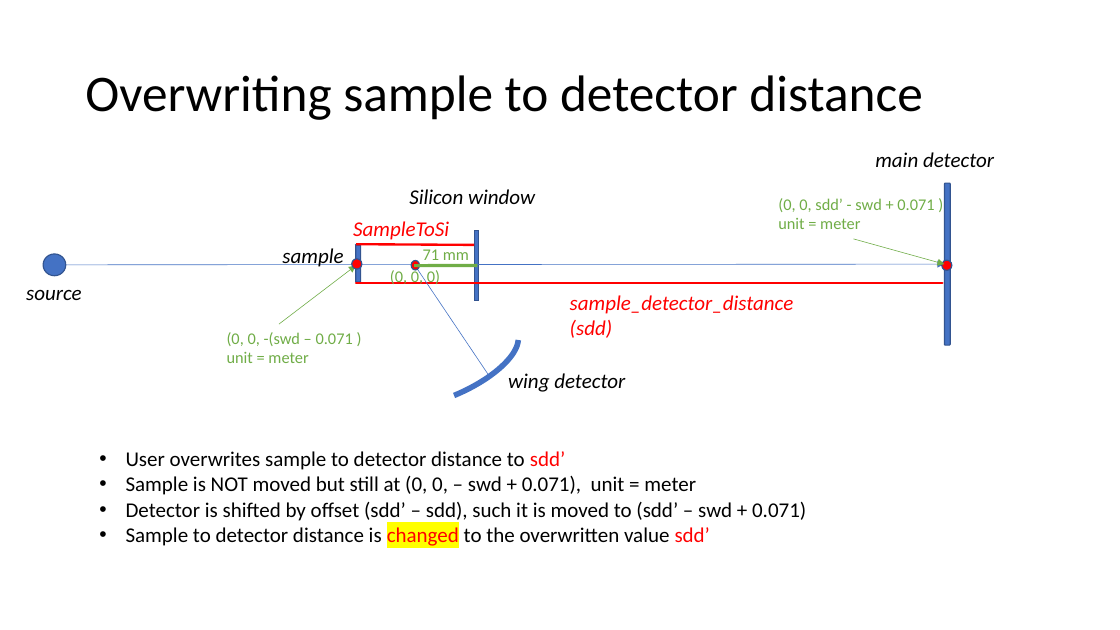
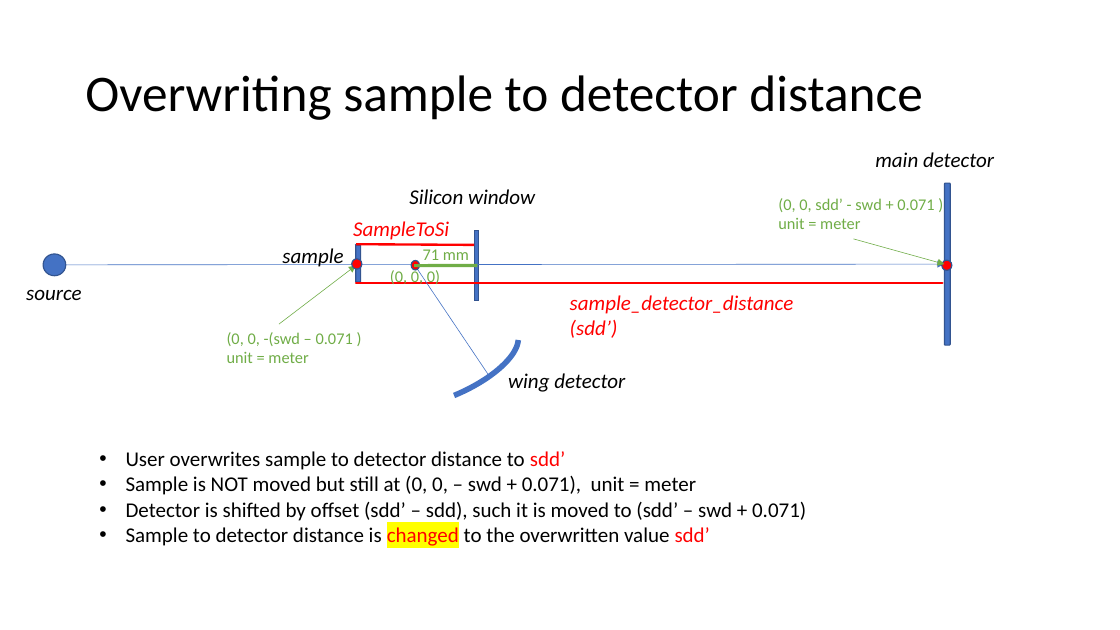
Before and after one commit to neutrons/drtsans, a slide deck: slide 20 of documents/mono_sample_det_pos.pptx. Drawn at 1120x630 pixels with LibreOffice and Linux fonts; fonts in the diff are those of the drawing. Boxes give left, top, right and bottom in pixels: in the first picture for what was removed or moved away, otherwise in the second. Text is boxed around its words. In the diff, an @@ line names an element or a change of style, - is before the commit and + after.

```diff
--- a/documents/mono_sample_det_pos.pptx
+++ b/documents/mono_sample_det_pos.pptx
@@ text at (x1=570, y1=295, x2=794, y2=338): text changed @@
-sample_detector_distance
-(sdd)
+sample_detector_distance
+(sdd’)
```
Also in this commit, not shown: 7 other slides changed, 1 other file.
